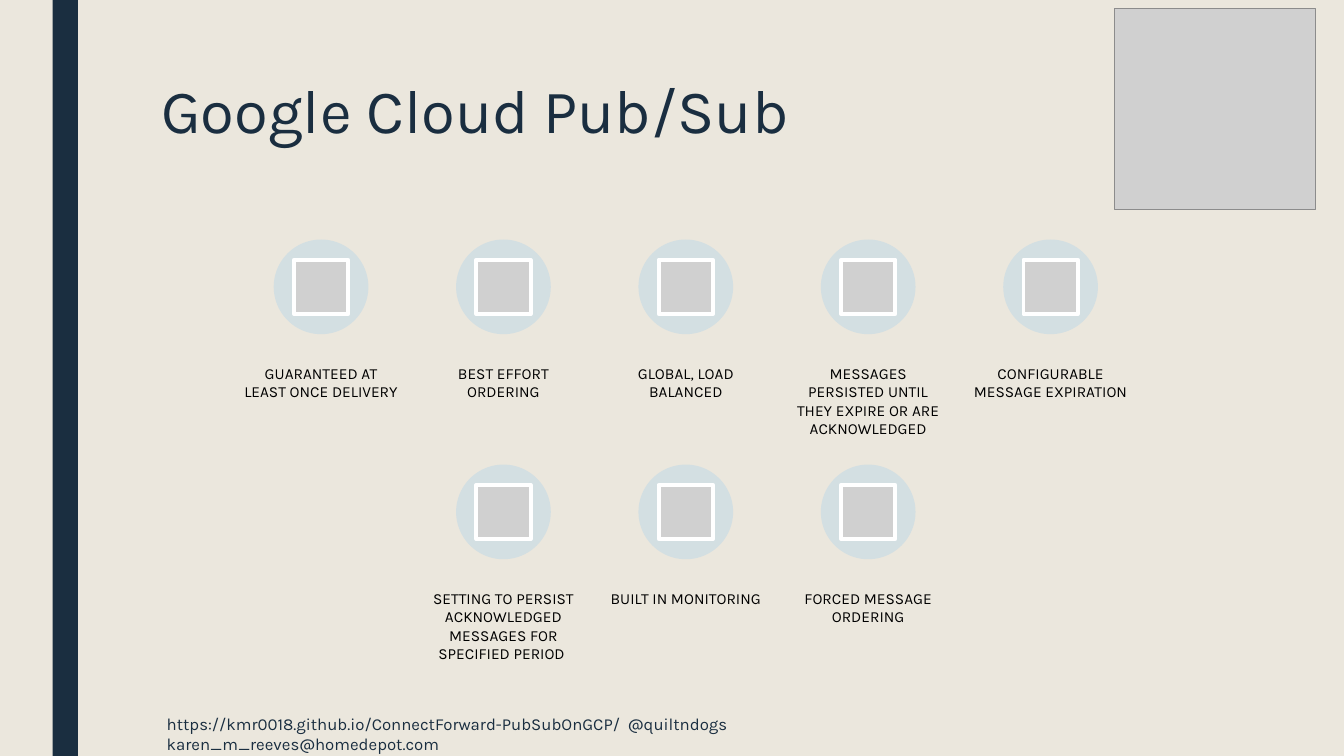
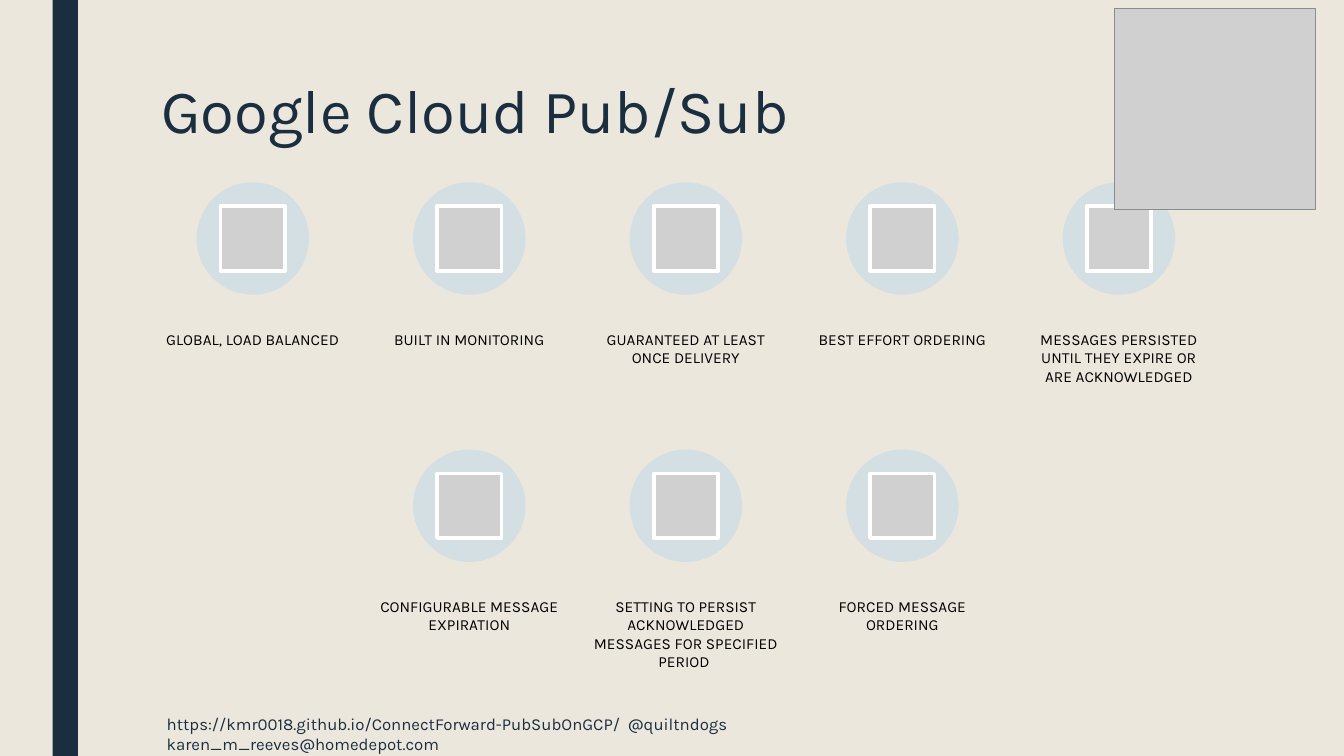
Before and after one commit to kmr0018/ConnectForward-PubSubOnGCP, a slide deck: slide 7 of PubSubGcpPresentation.pptx. Drawn at 1344x756 pixels with LibreOffice and Linux fonts; fonts in the diff are those of the drawing; grey boxes stand for pictures. Boxes give left, top, right and bottom in pixels: in the first picture for what was removed or moved away, otherwise in the second. Text is boxed around its words. In the diff, an @@ line names an element or a change of style, - is before the commit and + after.

```diff
--- a/PubSubGcpPresentation.pptx
+++ b/PubSubGcpPresentation.pptx
@@ ellipse: place and size @@
-ellipse at [274, 240, 369, 335]
+ellipse at [197, 182, 310, 295]
@@ ellipse: place and size @@
-ellipse at [457, 240, 552, 335]
+ellipse at [413, 182, 526, 295]
@@ ellipse: place and size @@
-ellipse at [638, 240, 733, 335]
+ellipse at [630, 182, 743, 295]
@@ picture: place and size @@
-picture at [658, 260, 713, 315]
+picture at [653, 207, 718, 271]
@@ ellipse: place and size @@
-ellipse at [821, 240, 915, 335]
+ellipse at [846, 182, 959, 295]
@@ ellipse: place and size @@
-ellipse at [1003, 240, 1098, 335]
+ellipse at [1063, 182, 1176, 295]
@@ picture: place and size @@
-picture at [1023, 260, 1078, 315]
+picture at [1087, 207, 1151, 271]
@@ text "GLOBAL, LOAD BALANCED" rewrapped from [638, 369, 734, 397] to [166, 335, 339, 347] @@
@@ text "BUILT IN MONITORING": place and size @@
-text "BUILT IN MONITORING" at [611, 594, 761, 604]
+text "BUILT IN MONITORING" at [394, 335, 544, 345]
@@ text "GUARANTEED AT LEAST ONCE DELIVERY" rewrapped from [244, 369, 398, 397] to [607, 335, 765, 363] @@
@@ text "BEST EFFORT ORDERING" rewrapped from [458, 369, 549, 397] to [819, 335, 985, 345] @@
@@ text "MESSAGES PERSISTED UNTIL THEY EXPIRE ..." rewrapped from [797, 369, 939, 434] to [1040, 335, 1197, 382] @@
@@ ellipse: place and size @@
-ellipse at [457, 465, 552, 560]
+ellipse at [413, 450, 526, 563]
@@ ellipse: place and size @@
-ellipse at [638, 465, 733, 560]
+ellipse at [630, 450, 743, 563]
@@ picture: place and size @@
-picture at [658, 485, 713, 539]
+picture at [653, 474, 718, 538]
@@ ellipse: place and size @@
-ellipse at [821, 465, 915, 560]
+ellipse at [846, 450, 959, 563]
@@ group added at [221, 207, 935, 538]: 5 pictures @@
@@ group removed at [294, 260, 895, 539]: 5 pictures @@
@@ text "CONFIGURABLE MESSAGE EXPIRATION" rewrapped from [974, 369, 1127, 397] to [380, 602, 558, 630] @@
@@ text "SETTING TO PERSIST ACKNOWLEDGED MESSAGES ..." rewrapped from [433, 594, 573, 659] to [594, 602, 778, 667] @@
@@ text "FORCED MESSAGE ORDERING": place and size @@
-text "FORCED MESSAGE ORDERING" at [804, 594, 932, 622]
+text "FORCED MESSAGE ORDERING" at [839, 602, 966, 630]
```
Also in this commit, not shown: 9 other slides changed, 2 slides removed, 1 other file.
